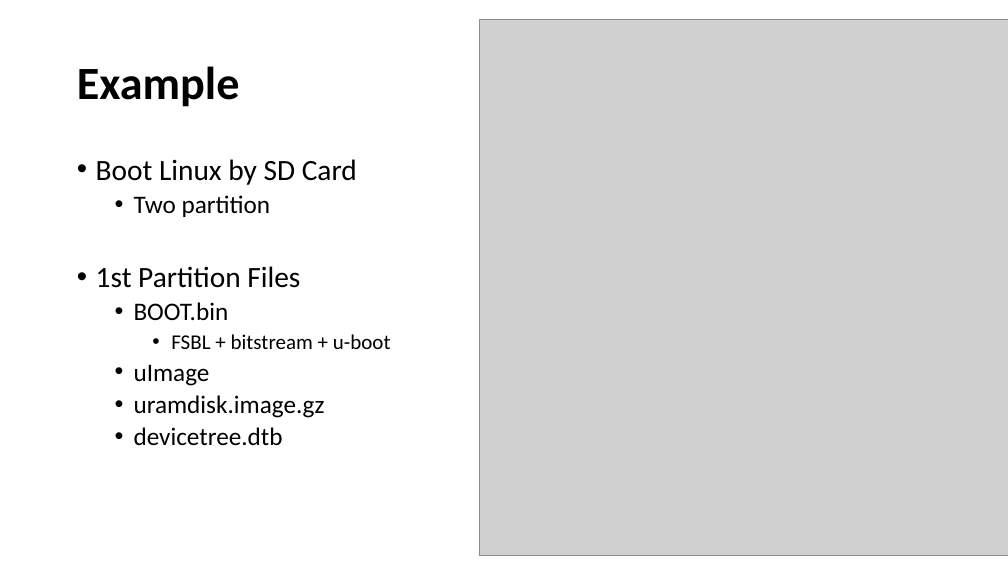
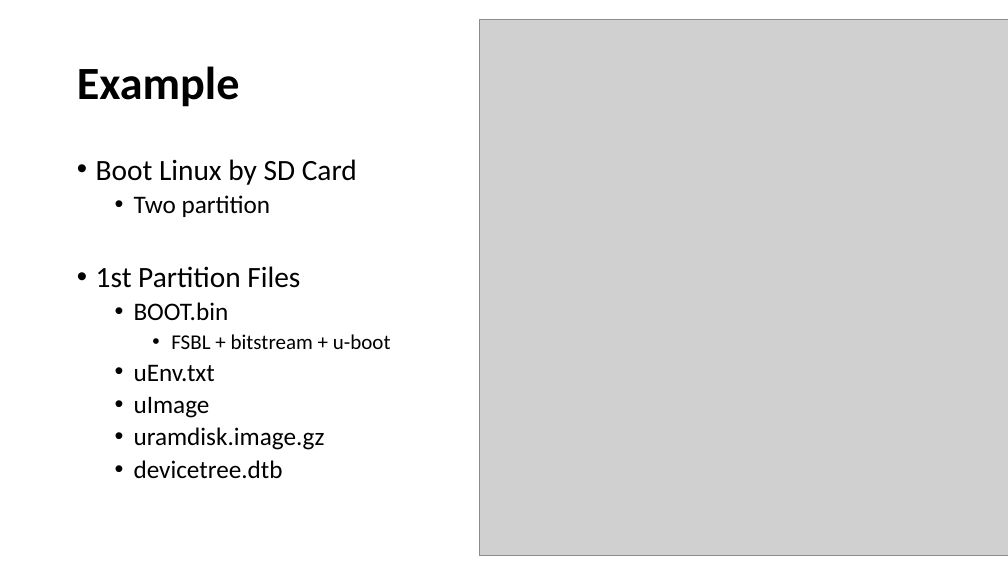
Before and after one commit to yllibliu/presentation, a slide deck: slide 10 of UIO.pptx. Drawn at 1008x567 pixels with LibreOffice and Linux fonts; fonts in the diff are those of the drawing; grey boxes stand for pictures. Boxes give left, top, right and bottom in pixels: in the first picture for what was removed or moved away, otherwise in the second. Text is boxed around its words. In the diff, an @@ line names an element or a change of style, - is before the commit and + after.

```diff
--- a/UIO.pptx
+++ b/UIO.pptx
@@ text at (134,364,215,381): paragraph added @@
+  • uEnv.txt
```
Also in this commit, not shown: 6 other slides changed, 21 slides added, 15 slides removed, 13 other files.
